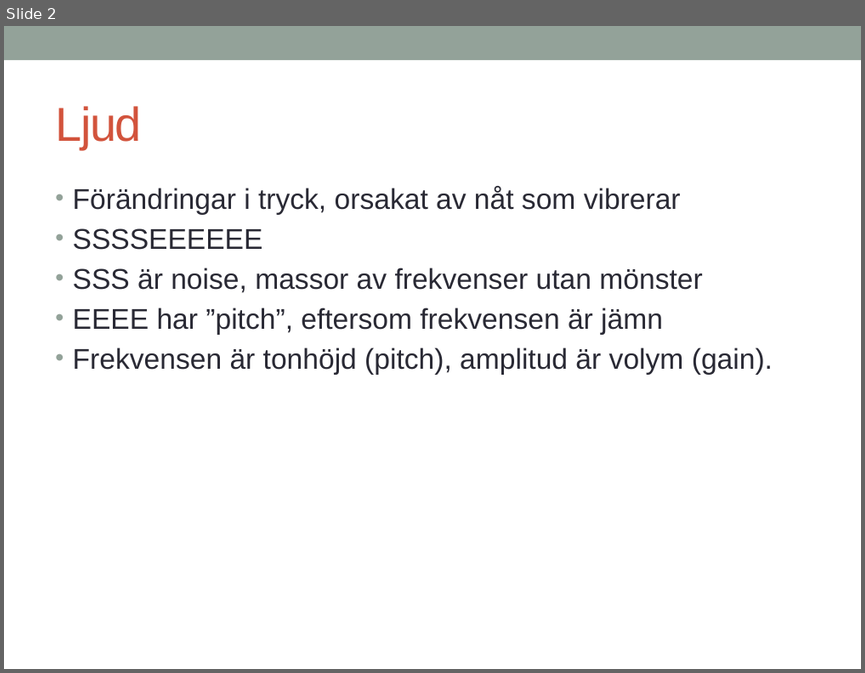
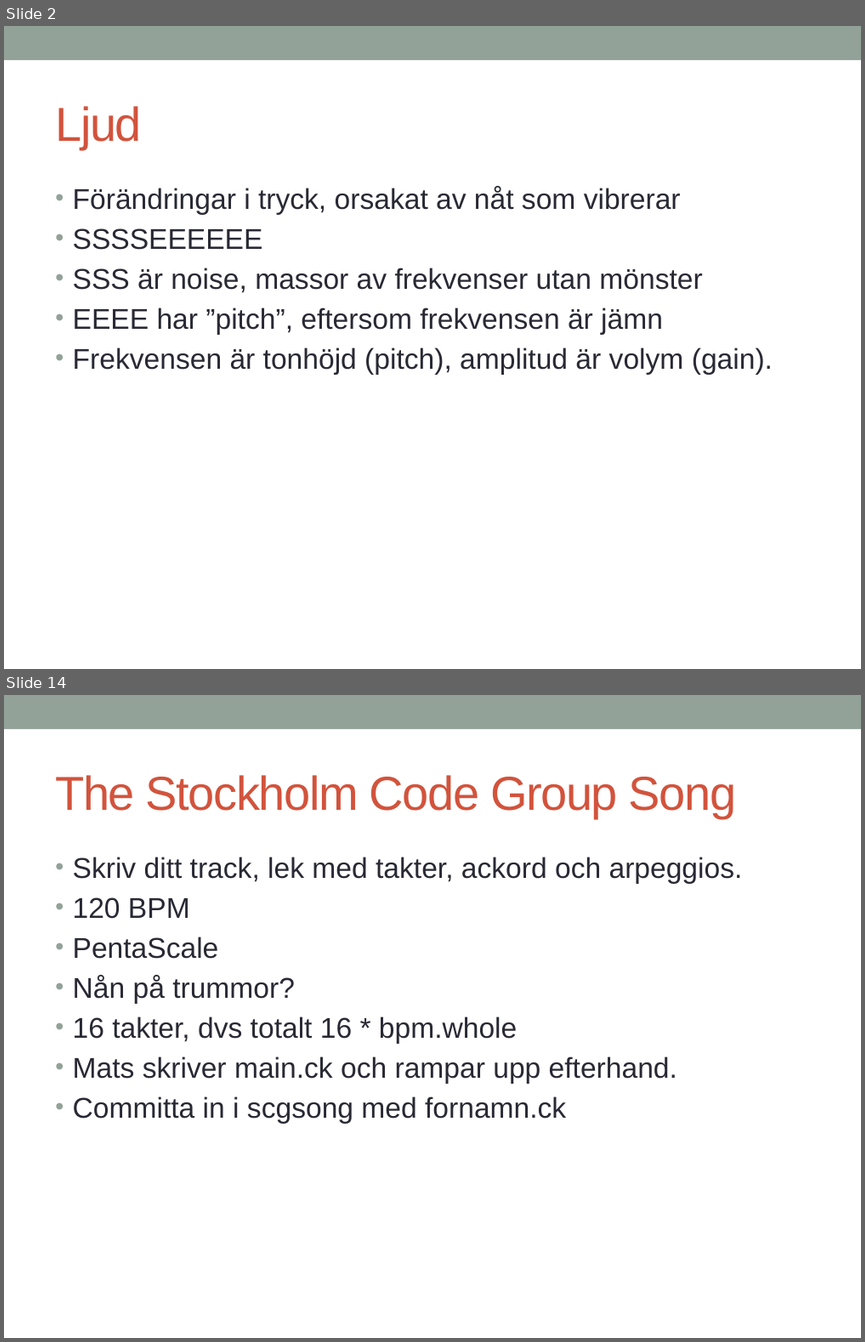
Before and after one commit to melke/makinmusic, a slide deck: chuck.pptx. Shown one above the other, each under a label of ours: slide 2 before the commit, slides 2 and 14 after it; the slides between them are not shown. The pictures are 865x673 and 865x1342 pixels, drawn with LibreOffice and Linux fonts; fonts in the diff are those of the drawing. Boxes give left, top, right and bottom in pixels: in the first picture for what was removed or moved away, otherwise in the second. Text is boxed around its words. In the diff, an @@ line names an element or a change of style, - is before the commit and + after.

```diff
--- a/chuck.pptx
+++ b/chuck.pptx
@@ slide 14 added at <box>4,695,861,1338</box>, background #FFFFFF; not listed: 1 template element that a slide beside it also shows @@
@@ title added at <box>55,775,737,818</box>, 40 pt, text #D2533C @@
+The Stockholm Code Group Song
@@ text added at <box>73,857,743,1123</box>, 24 pt, text #292934 @@
+• Skriv ditt track, lek med takter, ackord och arpeggios.
+• 120 BPM
+• PentaScale
+• Nån på trummor?
+• 16 takter, dvs totalt 16 * bpm.whole
+• Mats skriver main.ck och rampar upp efterhand.
+• Committa in i scgsong med fornamn.ck
```
Also in this commit, not shown: 11 slides changed, 2 other slides added, 4 slides removed, 9 other files.
